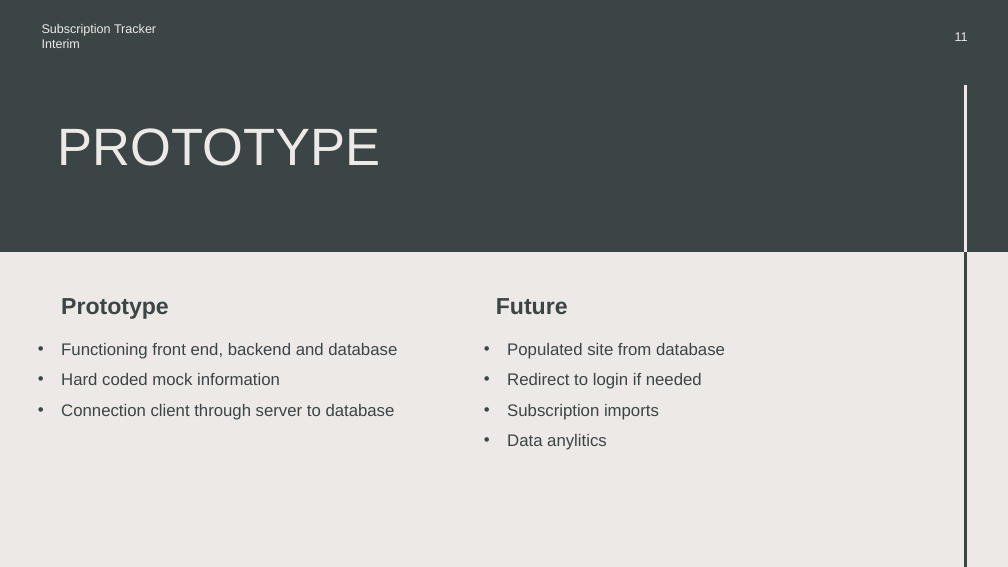
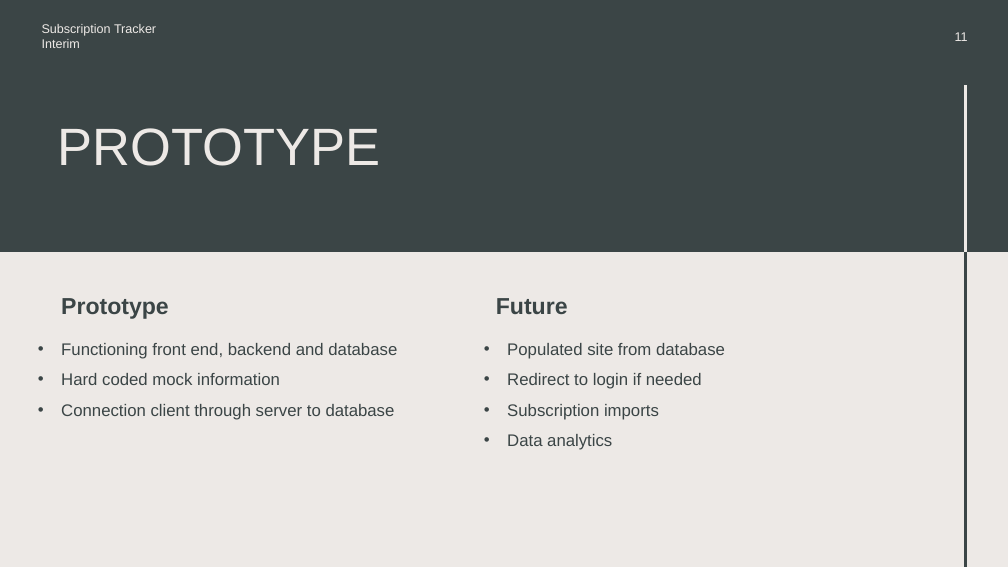
Before and after one commit to DorkSoul/4th-Year, a slide deck: slide 11 of Final-Year-Project/Subscription Tracker.pptx. Drawn at 1008x567 pixels with LibreOffice and Linux fonts; fonts in the diff are those of the drawing. Boxes give left, top, right and bottom in pixels: in the first picture for what was removed or moved away, otherwise in the second. Text is boxed around its words. In the diff, an @@ line names an element or a change of style, - is before the commit and + after.

```diff
--- a/Final-Year-Project/Subscription Tracker.pptx
+++ b/Final-Year-Project/Subscription Tracker.pptx
@@ text at (507, 434, 612, 450): text changed @@
-• Data anylitics
+• Data analytics
```
Also in this commit, not shown: 38 other files.
